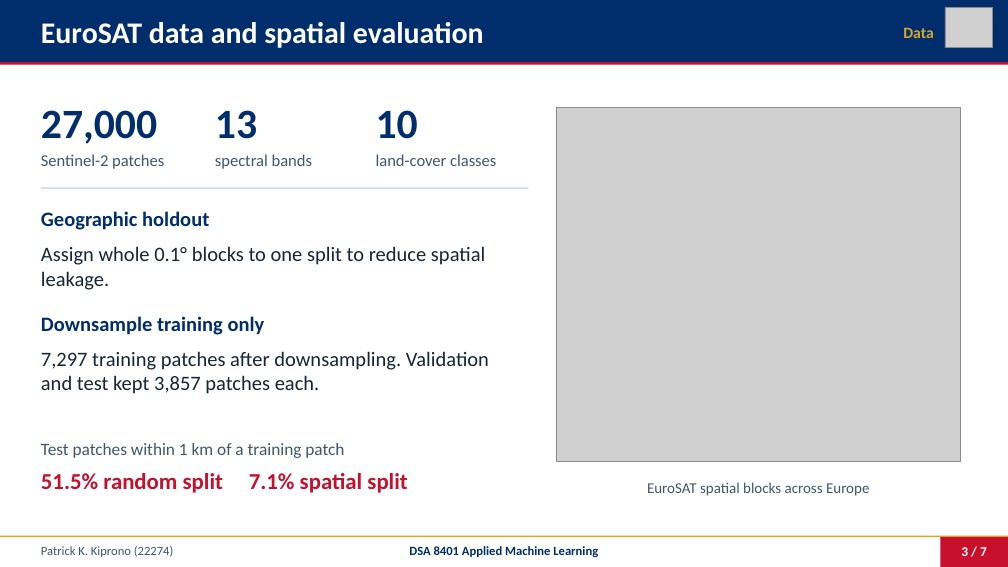
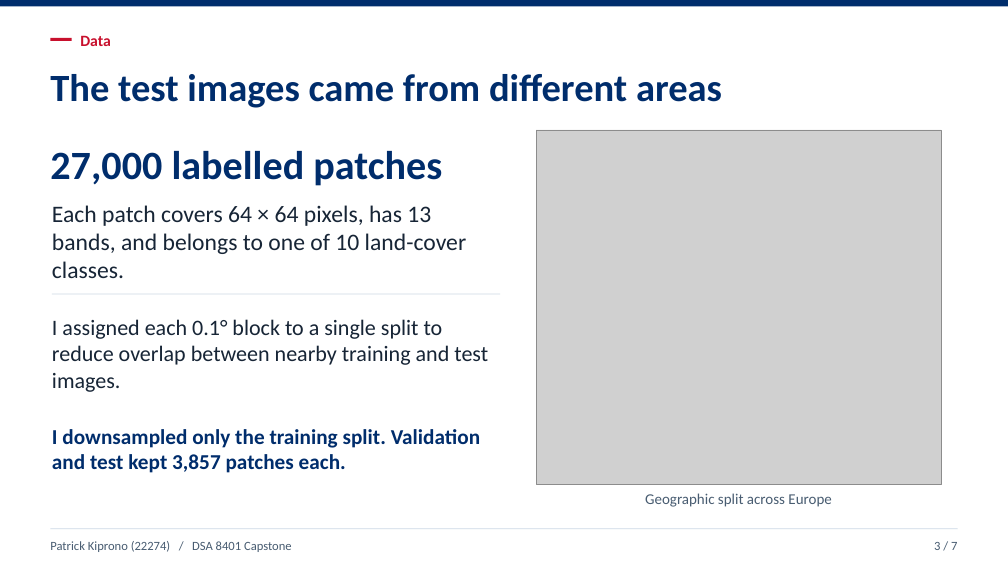
Before and after one commit to kipronopato/EuroSAT_LULC_Capstone, a slide deck: slide 3 of deliverables/EuroSAT_Capstone_5_Minute_Presentation.pptx. Drawn at 1008x567 pixels with LibreOffice and Linux fonts; fonts in the diff are those of the drawing; grey boxes stand for pictures. Boxes give left, top, right and bottom in pixels: in the first picture for what was removed or moved away, otherwise in the second. Text is boxed around its words. In the diff, an @@ line names an element or a change of style, - is before the commit and + after.

Commit message:
Refresh the five-minute EuroSAT presentation

```diff
--- a/deliverables/EuroSAT_Capstone_5_Minute_Presentation.pptx
+++ b/deliverables/EuroSAT_Capstone_5_Minute_Presentation.pptx
@@ rectangle: place and size @@
-rectangle at [0,0,1008,62]
+rectangle at [0,0,1008,6]
@@ text removed at [903,27,934,38] @@
-Data
@@ picture removed at [945,8,992,48] @@
@@ rectangle: place and size @@
-rectangle at [0,62,1008,64]
+rectangle at [51,38,72,41]
@@ text at [80,35,111,46]: text changed; size 28.5 to 15 pt; text colour #FFFFFF to #C8102D @@
-EuroSAT data and spatial evaluation
+Data
@@ text added at [50,74,722,108], 36.8 pt, text #002D6C, bold @@
+The test images came from different areas
@@ text removed at [215,110,257,139] @@
-13
@@ text removed at [376,110,418,139] @@
-10
@@ picture: place and size @@
-picture at [556,107,960,461]
+picture at [536,130,941,485]
@@ text removed at [41,154,164,169] @@
-Sentinel-2 patches
@@ text at [50,151,442,186]: text changed; size 39.8 to 38.2 pt @@
-27,000
+27,000 labelled patches
@@ text removed at [215,154,312,169] @@
-spectral bands
@@ text removed at [376,154,496,166] @@
-land-cover classes
@@ text added at [52,205,467,278], 22.5 pt, text #172536 @@
+Each patch covers 64 × 64 pixels, has 13 bands, and belongs to one of 10 land-cover classes.
@@ text removed at [41,211,209,230] @@
-Geographic holdout
@@ text removed at [41,246,485,290] @@
-Assign whole 0.1° blocks to one split to reduce spatial leakage.
@@ rectangle: place and size @@
-rectangle at [41,188,529,189]
+rectangle at [52,294,501,295]
@@ text removed at [41,316,265,335] @@
-Downsample training only
@@ text added at [52,319,488,392], 21 pt, text #172536 @@
+I assigned each 0.1° block to a single split to reduce overlap between nearby training and test images.
@@ text removed at [41,443,344,458] @@
-Test patches within 1 km of a training patch
@@ text at [52,429,480,473]: text changed; size 19.5 to 20.2 pt; text colour #172536 to #002D6C; bold on @@
-7,297 training patches after downsampling. Validation and test kept 3,857 patches each.
+I downsampled only the training split. Validation and test kept 3,857 patches each.
@@ text removed at [41,473,407,493] @@
-51.5% random split 7.1% spatial split
@@ text at [645,493,831,507]: text changed; text colour #405770 to #485C71 @@
-EuroSAT spatial blocks across Europe
+Geographic split across Europe
@@ rectangle: place and size @@
-rectangle at [0,535,1008,537]
+rectangle at [51,529,958,529]
@@ rectangle at [51,529,958,529]: fill #D4A62C to #CCD8E5 @@
@@ text "3 / 7": place and size @@
-text "3 / 7" at [961,547,987,556]
+text "3 / 7" at [934,542,957,550]
@@ text "3 / 7" at [934,542,957,550]: size 12.8 to 12 pt, text colour #FFFFFF to #485C71, bold off; alignment centre to right @@
@@ rectangle removed at [941,537,1008,567] @@
@@ text at [50,541,292,552]: text changed; text colour #405770 to #485C71 @@
-Patrick K. Kiprono (22274)
+Patrick Kiprono (22274) / DSA 8401 Capstone
@@ text removed at [409,546,598,557] @@
-DSA 8401 Applied Machine Learning
```
Also in this commit, not shown: 6 slides added, 6 slides removed.
